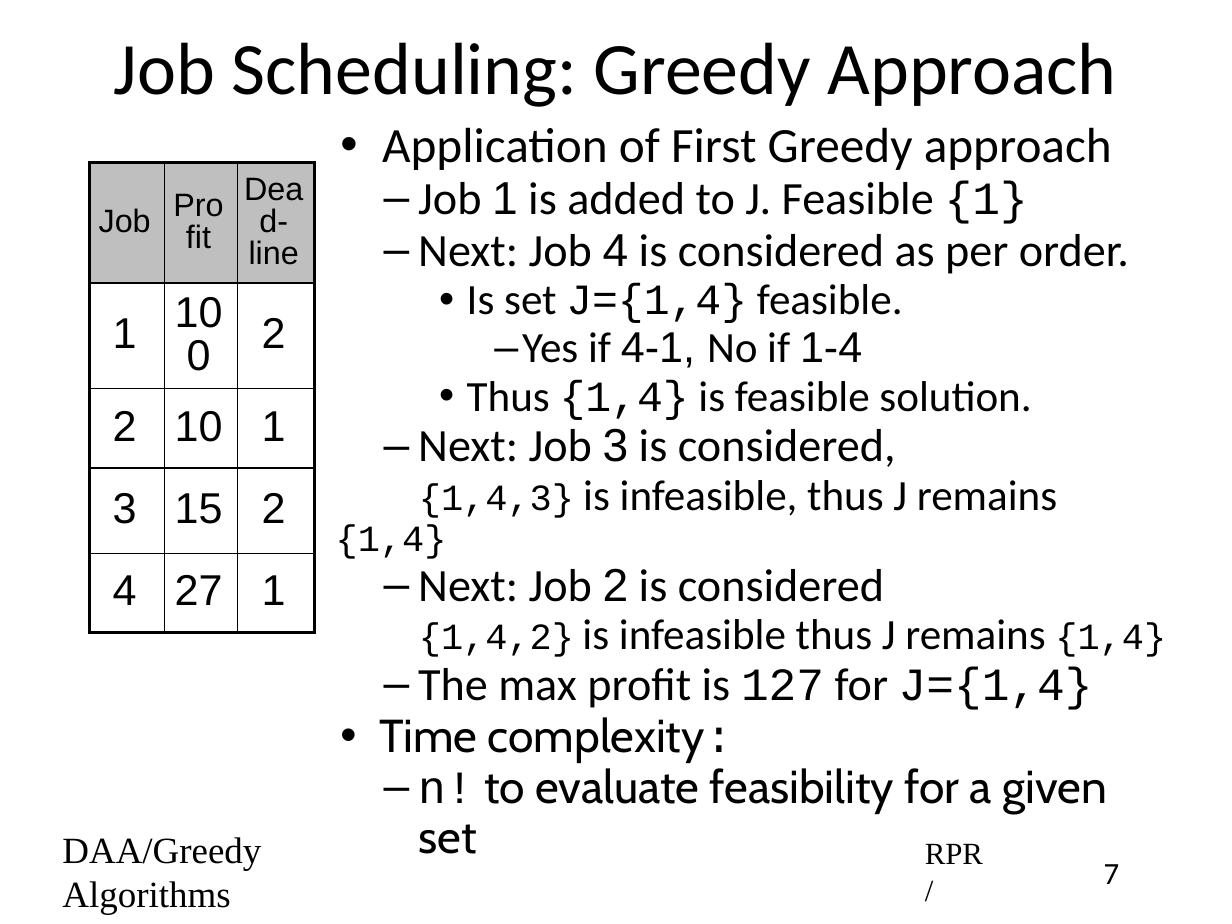
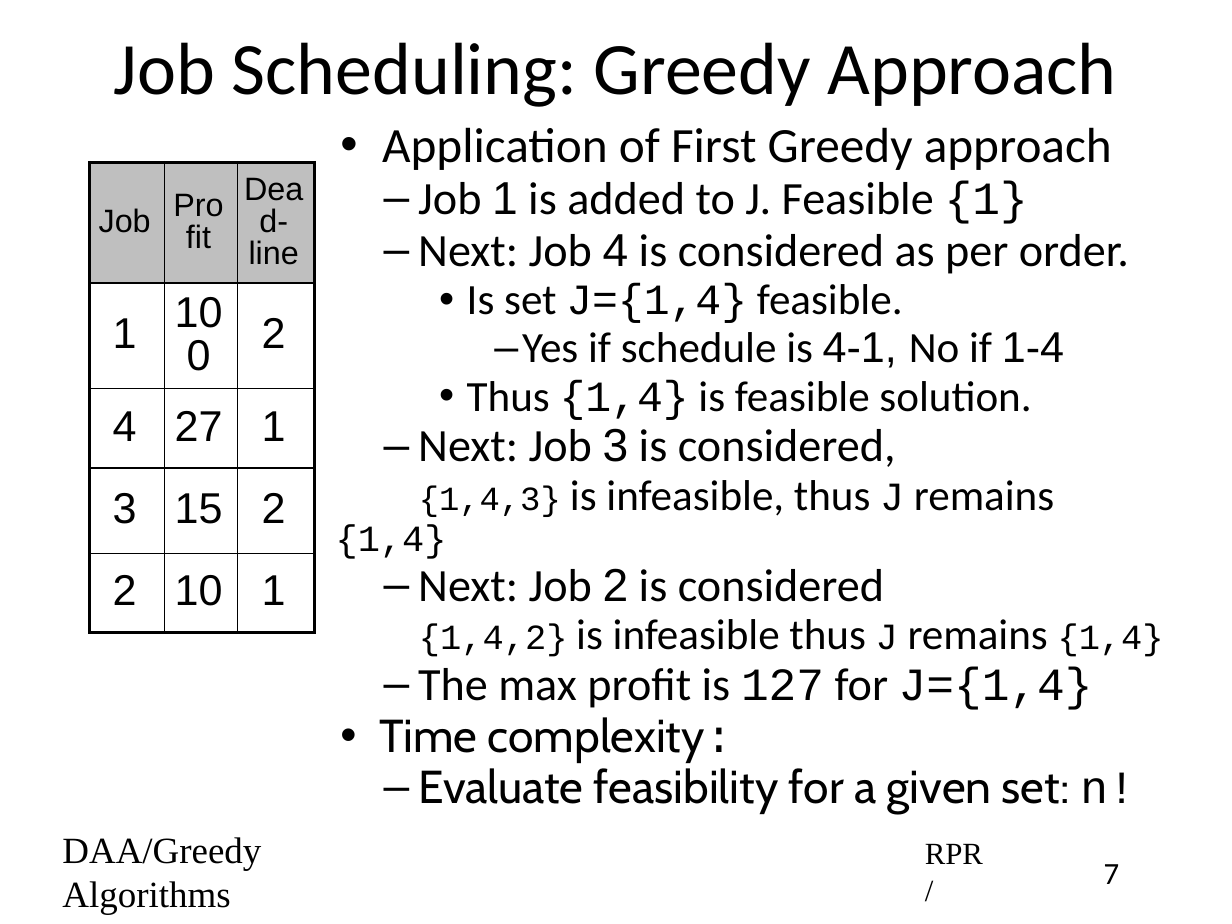
Before and after one commit to rprustagi/2019-17CS43-DAA, a slide deck: slide 7 of Slides-RPR/2019-H1-DAA-L23-Greedy-Algo-JobScheduling.pptx. Drawn at 1232x924 pixels with LibreOffice and Linux fonts; fonts in the diff are those of the drawing. Boxes give left, top, right and bottom in pixels: in the first picture for what was removed or moved away, otherwise in the second. Text is boxed around its words. In the diff, an @@ line names an element or a change of style, - is before the commit and + after.

```diff
--- a/Slides-RPR/2019-H1-DAA-L23-Greedy-Algo-JobScheduling.pptx
+++ b/Slides-RPR/2019-H1-DAA-L23-Greedy-Algo-JobScheduling.pptx
@@ table at (x1=90, y1=163, x2=315, y2=618) @@
+row 3: 4 | 27 | 1
+row 4: 3 | 15 | 2
-row 4: 3 | 15 | 2
-row 5: 4 | 27 | 1
@@ text at (x1=522, y1=332, x2=1064, y2=368): text changed @@
-      – Yes if 4-1, No if 1-4
+      – Yes if schedule is 4-1, No if 1-4
@@ text at (x1=336, y1=480, x2=1164, y2=657): size 24 to 22 pt in "{1,4,3}"; size 28 to 26 pt, size 28 to 24 pt in "J"; font Calibri to Courier New in "J", "J"; size 24 to 23 pt in "{1,4,2} {1,4}" @@
@@ text at (x1=418, y1=768, x2=1135, y2=814): text changed @@
-  – n! to evaluate feasibility for a given set
+  – Evaluate feasibility for a given set: n!
```
Also in this commit, not shown: 4 other slides changed, 2 other files.
